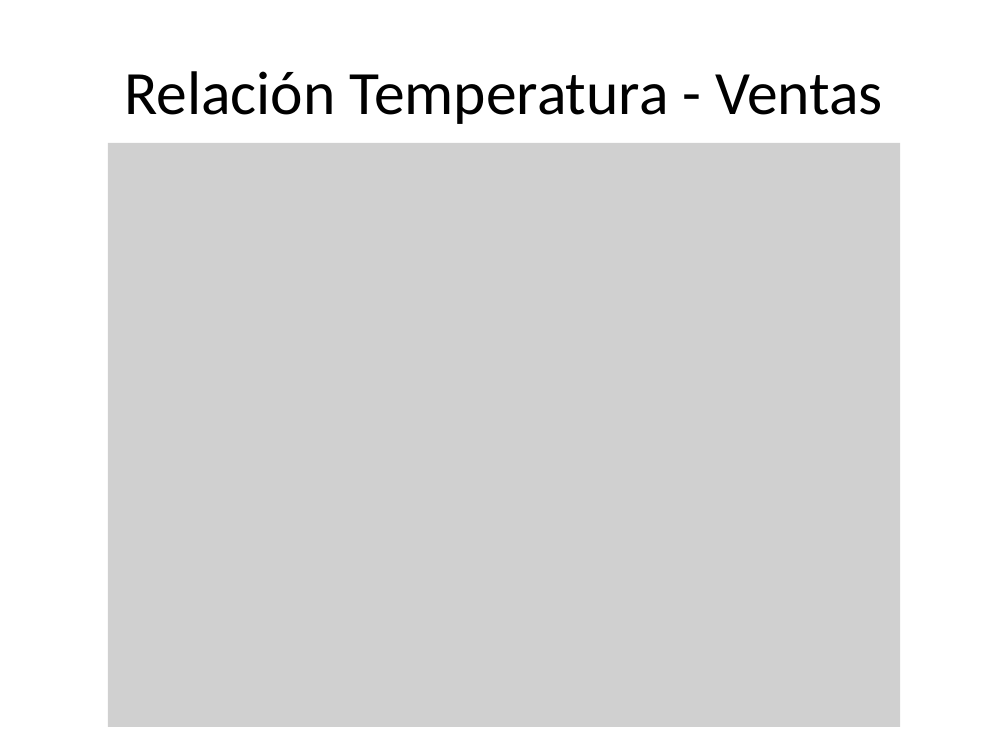
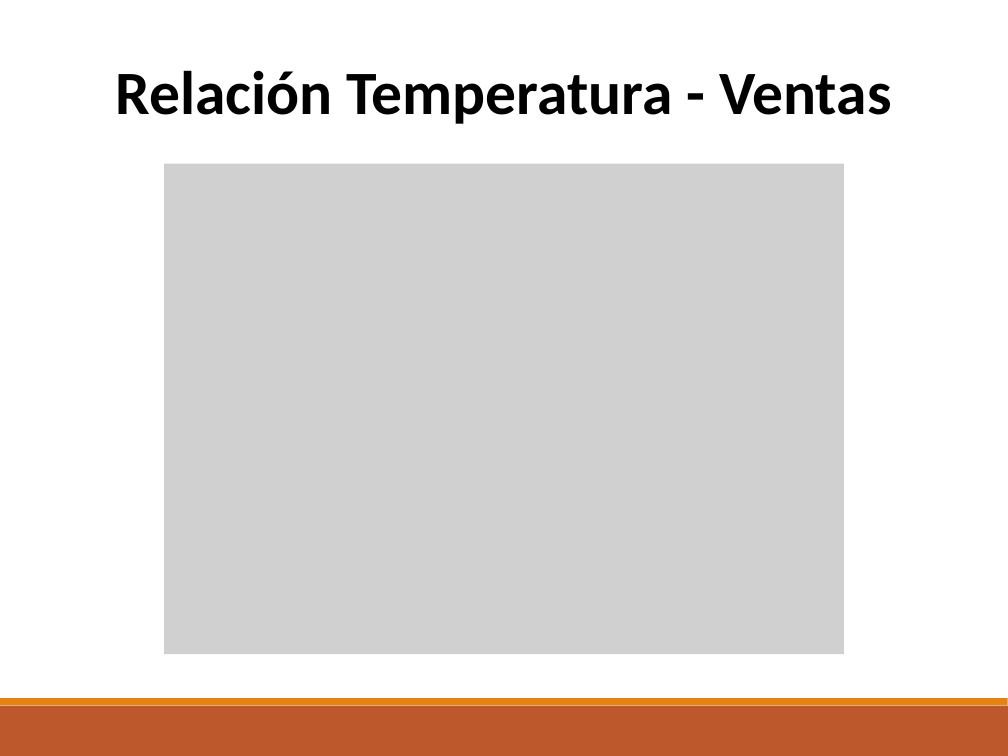
Before and after one commit to SalomeCadavid/proyecto-redes-neuronales, a slide deck: slide 3 of docs/presentaciones/equipo1.pptx. Drawn at 1008x756 pixels with LibreOffice and Linux fonts; fonts in the diff are those of the drawing; grey boxes stand for pictures. Boxes give left, top, right and bottom in pixels: in the first picture for what was removed or moved away, otherwise in the second. Text is boxed around its words. In the diff, an @@ line names an element or a change of style, - is before the commit and + after.

```diff
--- a/docs/presentaciones/equipo1.pptx
+++ b/docs/presentaciones/equipo1.pptx
@@ text "Relación Temperatura - Ventas" at (116,70,891,124): bold on @@
@@ picture: place and size @@
-picture at (108,143,899,726)
+picture at (164,163,844,654)
@@ rectangle added at (0,706,1007,756), fill #BD582C @@
@@ rectangle added at (0,698,1007,705), fill #E48312 @@
```
Also in this commit, not shown: 6 other slides changed.
